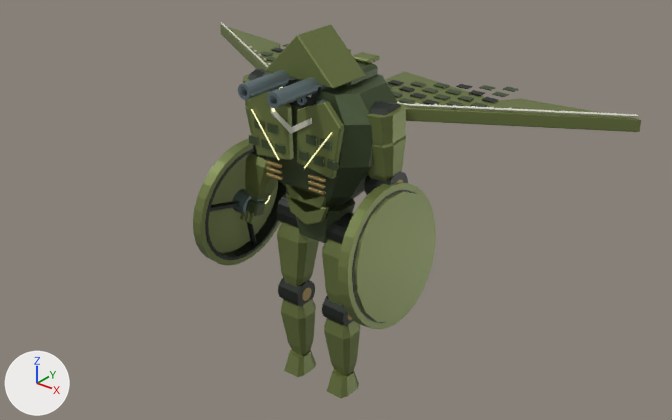
An edit to the Blender file out/combat_reference/t11/t11.blend, drawn before and after from the same camera.
One viewpoint serves both versions: a 50 mm lens placed at (7.66, -9.26, 8.78), pointed at (0.72, -0.59, 3.4). Every picture has the same lights, and +X, +Y and +Z are marked at lower left. The older version comes first.

Objects in the first picture: 'Balanced shoulder recoilless cannon.001', 'Continuous tapered limb armor.001', 'Continuous tapered limb armor.002', 'Continuous tapered limb armor.003', 'Right isosceles triangular helmet nose', 'Rotor shield black inner lip.001', 'Shared hand rotor shield rim', 'Shared hand rotor shield rim.001', 'Shared sealed separate thoracic cage', 'Shoulder cargo tray B-2 half', 'Split tapered pectoral armor', 'Split tapered pectoral armor.001' and 115 more.
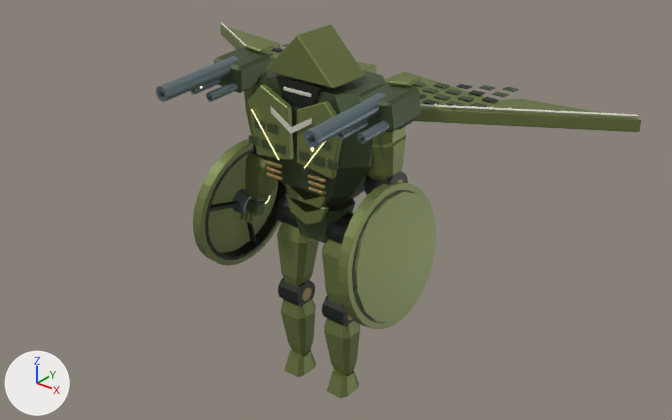
ob_gun is not drawn itself; it is the parent of ob_gun_recoil, ob_charge_hinge_r.
ob_heavy is not drawn itself; it is the parent of ob_heavy_recoil, ob_charge_hinge.

Boxes (x1, y1, x2, y2) around the edits, measured in the pictures (672 x 420 px):
```json
{"object": "Balanced shoulder recoilless cannon.001", "change": "moved", "before": [267, 77, 328, 108], "after": [304, 93, 386, 147]}
{"object": "Balanced shoulder recoilless cannon", "change": "moved", "before": [238, 70, 298, 100], "after": [156, 56, 239, 102]}
{"object": "Balanced shoulder combined weapon receiver.001", "change": "moved", "before": [344, 61, 378, 86], "after": [358, 83, 421, 132]}
{"object": "Balanced shoulder combined weapon receiver", "change": "moved", "after": [214, 46, 270, 93], "on screen": "not visible before"}
{"object": "Articulated charge shutter", "change": "moved", "before": [353, 52, 380, 64], "after": [389, 75, 420, 87]}
{"object": "Balanced shoulder machine gun barrel.003", "change": "moved", "before": [316, 99, 325, 104], "after": [357, 120, 389, 144], "on screen": "mostly hidden before"}
{"object": "Balanced shoulder machine gun barrel.001", "change": "moved", "after": [206, 82, 238, 102], "on screen": "not visible before"}
{"object": "Balanced shoulder machine gun barrel.002", "change": "moved", "before": [297, 97, 307, 105], "after": [337, 119, 368, 140]}
{"object": "Articulated charge shutter.001", "change": "moved", "after": [246, 40, 274, 54], "on screen": "not visible before"}
{"object": "Balanced shoulder machine gun barrel", "change": "moved", "after": [190, 78, 221, 95], "on screen": "not visible before"}
{"object": "Shoulder weapon service grip.001", "change": "moved", "after": [398, 120, 413, 129], "on screen": "not visible before"}
{"object": "Weapon muzzle energy aperture.001", "change": "moved", "after": [310, 147, 314, 152], "on screen": "not visible before"}
```

Scene script edits in JSON lines:
```json
{"op": "set", "path": "ob_gun.parent", "old": "ob_wing_r", "new": "ob_shoulder_r"}
{"op": "set", "path": "ob_gun.location", "old": "(0.0, -0.08, 0.28)", "new": "(-0.32, -0.04, 0.28)"}
{"op": "set", "path": "ob_heavy.parent", "old": "ob_wing_l", "new": "ob_shoulder_l"}
{"op": "set", "path": "ob_heavy.location", "old": "(0.0, -0.08, 0.28)", "new": "(0.32, -0.04, 0.28)"}
```
